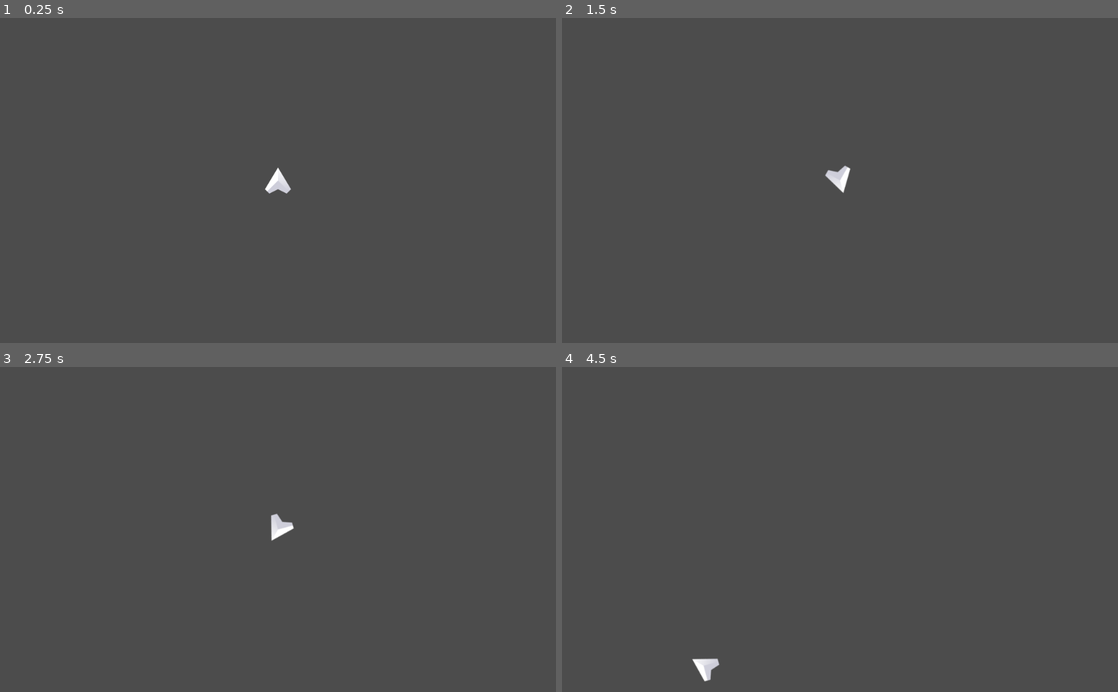
Above: before the commit, frames 1-4 (two rows, left to right).
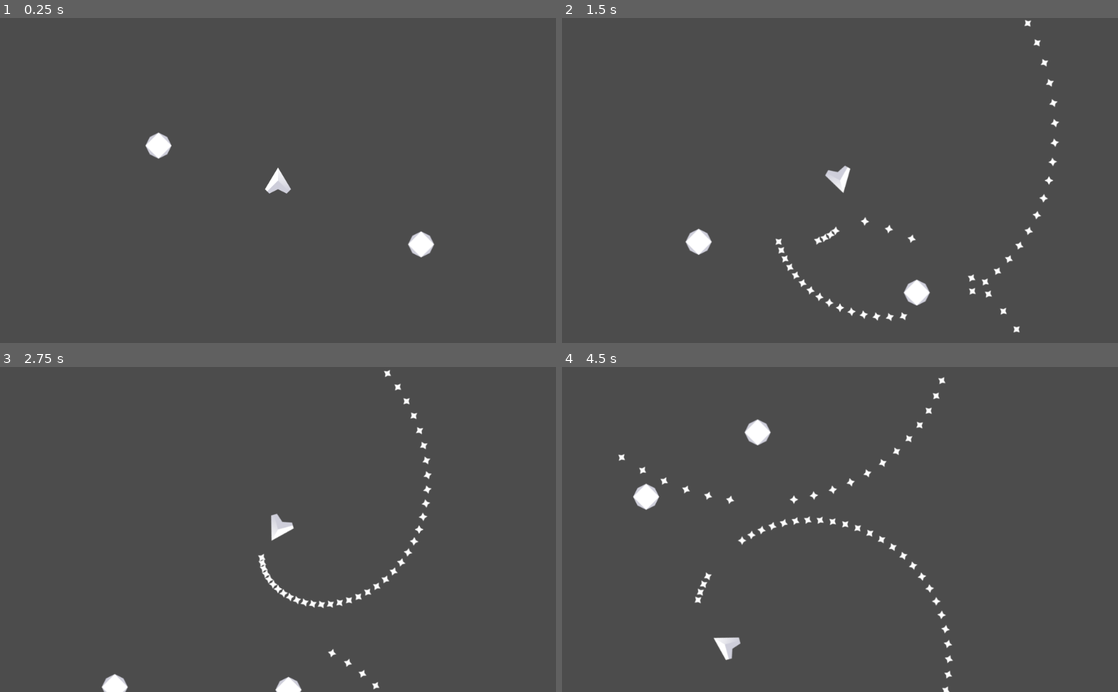
Above: after the commit, the same moments.

Repository: yimewang/Exercise-02b-Bullets-and-Asteroids
Game: Godot game, scene res://Game.tscn
Same seed, same stepped clock (60 frames per second), same inputs: the game is played once before the commit and once after it.
Inputs:
- Up to frame 1 (0.25 s): no input
- Up to frame 2 (1.5 s): hold D (right) 0.53-1.28 s; hold Space (shoot) 0.53-1.28 s; hold A (left) from 1.28 s (still down); tap Space (shoot) at 1.35 s
- Up to frame 3 (2.75 s): release A (left) at 2.03 s; hold D (right) from 2.03 s (still down); hold Space (shoot) from 2.03 s (still down)
- Up to frame 4 (4.5 s): release D (right) at 2.78 s; release Space (shoot) at 2.78 s; hold W (forward) 2.78-3.53 s; tap Space (shoot) at 2.85, 4.35 s; hold Space (shoot) 3.53-4.28 s; hold A (left) from 3.53 s (still down)

The runs differ from the first frame. In frame 1, 0.5% of the frame differs, in the area x 26-79%, y 35-74%; in frame 2, 1.4%; in frame 3, 1.1%; in frame 4, 1.8%, in the area x 10-71%, y 2-100%.

Commit message:
completed_exercise

Diff:
--- /dev/null
+++ b/Asteroid/Asteroid.gd
@@ -0,0 +1,10 @@
+extends KinematicBody2D
+var velocity = Vector2.ZERO
+var initial_speed = 3
+
+func _ready():
+	velocity = Vector2(0, initial_speed*randf()).rotated(PI*2*randf())
+func _physics_process(_delta):
+	position = position + velocity
+	position.x = wrapf(position.x, 0, 1024)
+	position.y = wrapf(position.y, 0, 600)
--- /dev/null
+++ b/Asteroid/Asteroid.tscn
@@ -0,0 +1,13 @@
+[gd_scene load_steps=3 format=2]
+
+[ext_resource path="res://Asteroid/Asteroid.gd" type="Script" id=1]
+[ext_resource path="res://Assets/Asteroid.png" type="Texture" id=2]
+
+[node name="Asteroid" type="KinematicBody2D"]
+script = ExtResource( 1 )
+
+[node name="Sprite" type="Sprite" parent="."]
+texture = ExtResource( 2 )
+
+[node name="CollisionPolygon2D" type="CollisionPolygon2D" parent="."]
+polygon = PoolVector2Array( 3, -23.7, 15, -18.7, 15, -17.5, 19, -14.5, 19, -12.3, 25, -2.3, 25, 3, 23.7, 3, 18.7, 15, 17.5, 15, 14.5, 19, 12.3, 19, 2.3, 25, -2.2, 25, -15, 18.6, -15, 17.5, -19, 14.5, -19, 12.3, -25, 2.3, -25, -3, -23.7, -3, -18.7, -15, -17.5, -15, -14.5, -19, -12.2, -19, -3, -23.6, -3, -25, 3, -25 )
--- a/Game.tscn
+++ b/Game.tscn
@@ -1,8 +1,9 @@
-[gd_scene load_steps=4 format=2]
+[gd_scene load_steps=5 format=2]
 
 [ext_resource path="res://Assets/Player.png" type="Texture" id=1]
 [ext_resource path="res://Player/Player.gd" type="Script" id=2]
 [ext_resource path="res://Assets/Exhaust.png" type="Texture" id=3]
+[ext_resource path="res://Asteroid/Asteroid.tscn" type="PackedScene" id=4]
 
 [node name="Game" type="Node2D"]
 __meta__ = {
@@ -26,3 +27,13 @@
 
 [node name="CollisionPolygon2D" type="CollisionPolygon2D" parent="Player"]
 polygon = PoolVector2Array( 5, -25.2, 5, -22.5, 28.3, 17, 27.2, 19, 25.9, 19, 17.9, 28, 13.6, 28, -0.700001, 21.7, -19, 29, -19, 25.9, -28, 17.9, -28, 14.4, -3, -25.6, -3, -29.2 )
+
+[node name="Asteroid_Container" type="Node2D" parent="."]
+
+[node name="Asteroid" parent="Asteroid_Container" instance=ExtResource( 4 )]
+position = Vector2( 300, 200 )
+
+[node name="Asteroid2" parent="Asteroid_Container" instance=ExtResource( 4 )]
+position = Vector2( 800, 400 )
+
+[node name="Effects" type="Node2D" parent="."]
--- a/Global.gd
+++ b/Global.gd
@@ -1,4 +1,7 @@
 extends Node
+
+func _ready():
+	randomize()
 
 func _unhandled_input(event):
 	if event.is_action_pressed("menu"):
--- a/Player/Player.gd
+++ b/Player/Player.gd
@@ -3,26 +3,40 @@
 var velocity = Vector2.ZERO
 
 var rotation_speed = 5.0
-var speed = 0.1
-var max_speed = 10
+var speed = 5
+var max_speed = 400
 
-
+onready var bullet = load("res://bullet.tscn")
+var nose = Vector2(0,-60)
 
 func _ready():
 	pass
 
 func _physics_process(_delta):
-	position = position + velocity
+	position.x = wrapf(position.x, 0, 1024)
+	position.y = wrapf(position.y, 0, 600)
 	velocity = velocity.normalized() * clamp(velocity.length(), 0, max_speed)
+	velocity = velocity+ get_input()*speed
+	velocity = move_and_slide(velocity, Vector2.ZERO)
 
+
+	if Input.is_action_pressed("shoot"):
+		var Effects = get_node_or_null("/root/Game/Effects")
+		if Effects != null:
+			var Bullet = bullet.instance()
+			Bullet.global_position = global_position + nose.rotated(rotation)
+			Bullet.rotation = rotation
+			Effects.add_child(Bullet)
+
+func get_input():
+	var to_return = Vector2.ZERO
 	$Exhaust.hide()
 	if Input.is_action_pressed("forward"):
-		velocity = velocity + Vector2(0,-speed).rotated(rotation)
+		to_return.y -=1
 		$Exhaust.show()
 	if Input.is_action_pressed("left"):
 		rotation_degrees = rotation_degrees - rotation_speed
 	if Input.is_action_pressed("right"):
 		rotation_degrees = rotation_degrees + rotation_speed
 
-	position.x = wrapf(position.x, 0, 1024)
-	position.y = wrapf(position.y, 0, 600)
+	return to_return.rotated(rotation)
--- /dev/null
+++ b/Player/bullet.gd
@@ -0,0 +1,21 @@
+extends KinematicBody2D
+var velocity = Vector2.ZERO
+var speed = 500
+var damage = 1
+
+func _ready():
+	velocity = Vector2(0, -speed).rotated(rotation)
+
+
+func _physics_process(_delta):
+	velocity = move_and_slide(velocity, Vector2.ZERO)
+	position.x = wrapf(position.x, 0, 1024)
+	position.y = wrapf(position.y, 0, 600)
+
+
+func _on_Area2D_body_entered(body):
+	queue_free()
+
+
+func _on_Timer_timeout():
+	queue_free()
--- /dev/null
+++ b/bullet.tscn
@@ -0,0 +1,30 @@
+[gd_scene load_steps=4 format=2]
+
+[ext_resource path="res://Player/bullet.gd" type="Script" id=1]
+[ext_resource path="res://Assets/Bullet.png" type="Texture" id=2]
+
+[sub_resource type="CircleShape2D" id=1]
+radius = 9.0
+
+[node name="bullet" type="KinematicBody2D"]
+collision_layer = 0
+collision_mask = 0
+script = ExtResource( 1 )
+
+[node name="Sprite" type="Sprite" parent="."]
+texture = ExtResource( 2 )
+
+[node name="Area2D" type="Area2D" parent="."]
+
+[node name="CollisionShape2D" type="CollisionShape2D" parent="Area2D"]
+shape = SubResource( 1 )
+
+[node name="Timer" type="Timer" parent="."]
+one_shot = true
+autostart = true
+
+[node name="CollisionPolygon2D2" type="CollisionPolygon2D" parent="."]
+polygon = PoolVector2Array( 0, -9, -3, -3, -9, 0, -4, 3, 0, 9, 3, 3, 9, 0, 3, -3 )
+
+[connection signal="body_entered" from="Area2D" to="." method="_on_Area2D_body_entered"]
+[connection signal="timeout" from="Timer" to="." method="_on_Timer_timeout"]
--- a/project.godot
+++ b/project.godot
@@ -22,27 +22,27 @@
 
 forward={
 "deadzone": 0.5,
-"events": [ Object(InputEventKey,"resource_local_to_scene":false,"resource_name":"","device":0,"alt":false,"shift":false,"control":false,"meta":false,"command":false,"pressed":false,"scancode":87,"unicode":0,"echo":false,"script":null)
+"events": [ Object(InputEventKey,"resource_local_to_scene":false,"resource_name":"","device":0,"alt":false,"shift":false,"control":false,"meta":false,"command":false,"pressed":false,"scancode":87,"physical_scancode":0,"unicode":0,"echo":false,"script":null)
  ]
 }
 left={
 "deadzone": 0.5,
-"events": [ Object(InputEventKey,"resource_local_to_scene":false,"resource_name":"","device":0,"alt":false,"shift":false,"control":false,"meta":false,"command":false,"pressed":false,"scancode":65,"unicode":0,"echo":false,"script":null)
+"events": [ Object(InputEventKey,"resource_local_to_scene":false,"resource_name":"","device":0,"alt":false,"shift":false,"control":false,"meta":false,"command":false,"pressed":false,"scancode":65,"physical_scancode":0,"unicode":0,"echo":false,"script":null)
  ]
 }
 right={
 "deadzone": 0.5,
-"events": [ Object(InputEventKey,"resource_local_to_scene":false,"resource_name":"","device":0,"alt":false,"shift":false,"control":false,"meta":false,"command":false,"pressed":false,"scancode":68,"unicode":0,"echo":false,"script":null)
+"events": [ Object(InputEventKey,"resource_local_to_scene":false,"resource_name":"","device":0,"alt":false,"shift":false,"control":false,"meta":false,"command":false,"pressed":false,"scancode":68,"physical_scancode":0,"unicode":0,"echo":false,"script":null)
  ]
 }
 shoot={
 "deadzone": 0.5,
-"events": [ Object(InputEventKey,"resource_local_to_scene":false,"resource_name":"","device":0,"alt":false,"shift":false,"control":false,"meta":false,"command":false,"pressed":false,"scancode":32,"unicode":0,"echo":false,"script":null)
+"events": [ Object(InputEventKey,"resource_local_to_scene":false,"resource_name":"","device":0,"alt":false,"shift":false,"control":false,"meta":false,"command":false,"pressed":false,"scancode":32,"physical_scancode":0,"unicode":0,"echo":false,"script":null)
  ]
 }
 menu={
 "deadzone": 0.5,
-"events": [ Object(InputEventKey,"resource_local_to_scene":false,"resource_name":"","device":0,"alt":false,"shift":false,"control":false,"meta":false,"command":false,"pressed":false,"scancode":16777217,"unicode":0,"echo":false,"script":null)
+"events": [ Object(InputEventKey,"resource_local_to_scene":false,"resource_name":"","device":0,"alt":false,"shift":false,"control":false,"meta":false,"command":false,"pressed":false,"scancode":16777217,"physical_scancode":0,"unicode":0,"echo":false,"script":null)
  ]
 }
 
